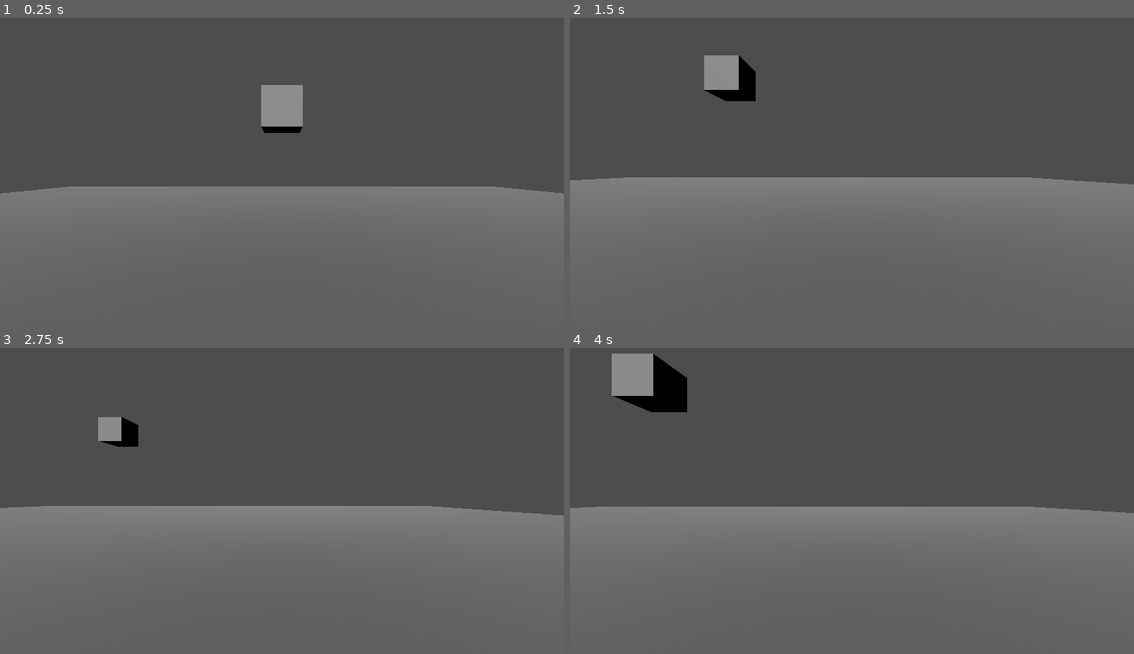
Above: before the commit, frames 1-4 (two rows, left to right).
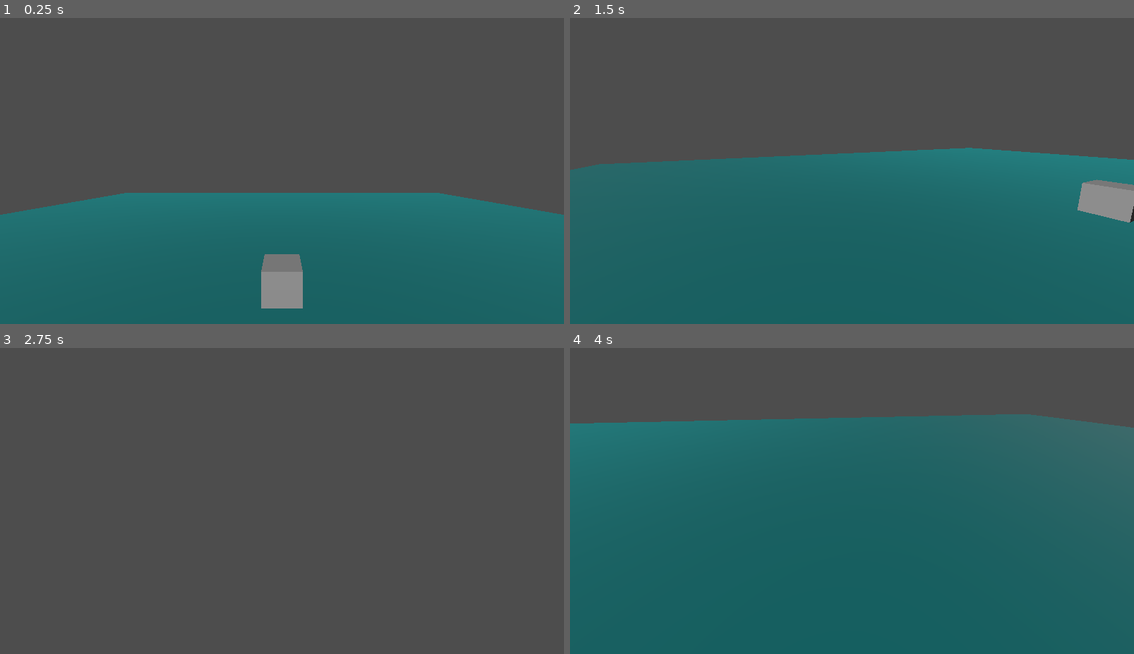
Above: after the commit, the same moments.

Repository: G4vp/TheCopyCam
Game: Godot game, scene res://Scenes/Environment/level.tscn
Same seed, same stepped clock (60 frames per second), same inputs: the game is played once before the commit and once after it. The project has no main scene, so this scene is started directly.
Inputs (mouse positions are in pixels of both pictures, inside the frame that each line leads up to):
- Up to frame 1 (0.25 s): no input
- Up to frame 2 (1.5 s): tap Enter (ui_accept) at 0.5, 0.6 s; move the mouse to (976, 149) at 0.52 s; hold Right (ui_right) 0.53-1.28 s; tap Space (jump, bound only after the commit) at 0.77, 0.8, 1.07, 1.35 s; move the mouse to (739, 180) at 1.27 s; hold Down (ui_down) from 1.28 s (still down)
- Up to frame 3 (2.75 s): tap Space (jump, bound only after the commit) at 1.52, 1.82, 2.3 s; tap Enter (ui_accept) at 1.55, 2.1 s; move the mouse to (338, 427) at 2.02 s; release Down (ui_down) at 2.03 s; hold Right (ui_right) from 2.03 s (still down)
- Up to frame 4 (4 s): move the mouse to (823, 559) at 2.77 s; release Right (ui_right) at 2.78 s; hold Up (ui_up) 2.78-3.53 s; tap Enter (ui_accept) at 2.85 s; tap Space (jump, bound only after the commit) at 3.02, 3.32, 3.6, 3.77 s; move the mouse to (1021, 543) at 3.52 s; hold Left (ui_left) from 3.53 s (still down)

The runs differ from the first frame. In frame 1, 45% of the frame differs, in the area x 0-100%, y 21-100%; in frame 2, 55%; in frame 3, 28%; in frame 4, 79%, in the area x 0-100%, y 1-100%.

Commit message:
Player Camera Set Up

Diff:
--- a/Scenes/Characters/player.gd
+++ b/Scenes/Characters/player.gd
@@ -4,22 +4,70 @@
 const SPEED = 5.0
 const JUMP_VELOCITY = 4.5
 
+@export var MOUSE_SENSITIVITY : float = 0.3
+@export var TILT_LOWER_LIMIT := deg_to_rad(-90.0)
+@export var TILT_UPPER_LIMIT := deg_to_rad(90.0)
+@export var CAMERA_CONTROLLER : Camera3D
+
+
+var _mouse_input : bool = false
+var _mouse_rotation : Vector3
+var _rotation_input: float
+var _tilt_input : float
+var _player_rotation : Vector3
+var _camera_rotation : Vector3
 # Get the gravity from the project settings to be synced with RigidBody nodes.
 var gravity = ProjectSettings.get_setting("physics/3d/default_gravity")
 
+func _ready():
+	Input.mouse_mode = Input.MOUSE_MODE_CAPTURED
 
 func _physics_process(delta):
+	player_control(delta)
+
+	_update_camera(delta)
+
+func _unhandled_input(event):
+	_mouse_input = event is InputEventMouseMotion and Input.mouse_mode == Input.MOUSE_MODE_CAPTURED
+	if _mouse_input:
+		_rotation_input = -event.relative.x * MOUSE_SENSITIVITY
+		_tilt_input = -event.relative.y * MOUSE_SENSITIVITY
+
+
+
+func _update_camera(delta):
+
+	# Rotate Camera using euler rotation
+	_mouse_rotation.x += _tilt_input * delta
+	_mouse_rotation.x = clamp(_mouse_rotation.x, TILT_LOWER_LIMIT, TILT_UPPER_LIMIT)
+	_mouse_rotation.y  += _rotation_input * delta
+
+	_player_rotation =  Vector3(0.0,_mouse_rotation.y,0.0)
+	_camera_rotation = Vector3(_mouse_rotation.x,0.0,0.0)
+
+	CAMERA_CONTROLLER.transform.basis = Basis.from_euler(_camera_rotation)
+	CAMERA_CONTROLLER.rotation.z = 0.0
+
+	global_transform.basis = Basis.from_euler(_player_rotation)
+
+	_rotation_input = 0.0
+	_tilt_input = 0.0
+
+func player_control(delta):
+	player_jump(delta)
+	player_movement(delta)
+
+func player_jump(delta):
 	# Add the gravity.
 	if not is_on_floor():
 		velocity.y -= gravity * delta
 
 	# Handle Jump.
-	if Input.is_action_just_pressed("ui_accept") and is_on_floor():
+	if Input.is_action_just_pressed("jump") and is_on_floor():
 		velocity.y = JUMP_VELOCITY
 
-	# Get the input direction and handle the movement/deceleration.
-	# As good practice, you should replace UI actions with custom gameplay actions.
-	var input_dir = Input.get_vector("ui_left", "ui_right", "ui_up", "ui_down")
+func player_movement(delta):
+	var input_dir = Input.get_vector("move_left", "move_right", "move_up", "move_down")
 	var direction = (transform.basis * Vector3(input_dir.x, 0, input_dir.y)).normalized()
 	if direction:
 		velocity.x = direction.x * SPEED
@@ -27,5 +75,7 @@
 	else:
 		velocity.x = move_toward(velocity.x, 0, SPEED)
 		velocity.z = move_toward(velocity.z, 0, SPEED)
+	move_and_slide()
 
-	move_and_slide()
+func player_camera():
+	pass
--- a/Scenes/Characters/player.tscn
+++ b/Scenes/Characters/player.tscn
@@ -2,18 +2,22 @@
 
 [ext_resource type="Script" path="res://Scenes/Characters/player.gd" id="1_owhbk"]
 
+[sub_resource type="CapsuleShape3D" id="CapsuleShape3D_11kdu"]
+
 [sub_resource type="CapsuleMesh" id="CapsuleMesh_baok0"]
 
-[sub_resource type="CapsuleShape3D" id="CapsuleShape3D_11kdu"]
+[node name="Player" type="CharacterBody3D" node_paths=PackedStringArray("CAMERA_CONTROLLER")]
+script = ExtResource("1_owhbk")
+CAMERA_CONTROLLER = NodePath("CameraController/Camera3D")
 
-[node name="Player" type="CharacterBody3D"]
-script = ExtResource("1_owhbk")
+[node name="CameraController" type="Node3D" parent="."]
 
-[node name="MeshInstance3D" type="MeshInstance3D" parent="."]
-mesh = SubResource("CapsuleMesh_baok0")
+[node name="Camera3D" type="Camera3D" parent="CameraController"]
+transform = Transform3D(1, 0, 0, 0, 1, 0, 0, 0, 1, 0, 0.6, 0.175767)
 
 [node name="CollisionShape3D" type="CollisionShape3D" parent="."]
 shape = SubResource("CapsuleShape3D_11kdu")
 
-[node name="Camera3D" type="Camera3D" parent="."]
-transform = Transform3D(1, 0, 0, 0, 1, 0, 0, 0, 1, 0, 0.6, 0.175767)
+[node name="MeshInstance3D" type="MeshInstance3D" parent="CollisionShape3D"]
+mesh = SubResource("CapsuleMesh_baok0")
+skeleton = NodePath("../..")
--- a/Scenes/Environment/level.tscn
+++ b/Scenes/Environment/level.tscn
@@ -1,35 +1,50 @@
-[gd_scene load_steps=6 format=3 uid="uid://b2daw0iqjjywe"]
+[gd_scene load_steps=9 format=3 uid="uid://b2daw0iqjjywe"]
 
 [ext_resource type="PackedScene" uid="uid://fdlxo75d2rod" path="res://Scenes/Characters/player.tscn" id="1_sj7s6"]
 
+[sub_resource type="Environment" id="Environment_k625w"]
+
+[sub_resource type="CameraAttributesPractical" id="CameraAttributesPractical_oun7q"]
+
 [sub_resource type="StandardMaterial3D" id="StandardMaterial3D_vb521"]
-albedo_color = Color(0.458824, 0.458824, 0.458824, 1)
+albedo_color = Color(0, 0.443137, 0.447059, 1)
 
 [sub_resource type="BoxMesh" id="BoxMesh_a3f0e"]
 material = SubResource("StandardMaterial3D_vb521")
 
 [sub_resource type="BoxShape3D" id="BoxShape3D_8ipng"]
 
-[sub_resource type="BoxMesh" id="BoxMesh_pq2cj"]
+[sub_resource type="BoxMesh" id="BoxMesh_e28hq"]
+
+[sub_resource type="BoxShape3D" id="BoxShape3D_3opfy"]
 
 [node name="Level" type="Node3D"]
+
+[node name="WorldEnvironment" type="WorldEnvironment" parent="."]
+environment = SubResource("Environment_k625w")
+camera_attributes = SubResource("CameraAttributesPractical_oun7q")
 
 [node name="Player" parent="." instance=ExtResource("1_sj7s6")]
 transform = Transform3D(1, 0, 0, 0, 1, 0, 0, 0, 1, 0, 3.41523, 5.26721)
 
-[node name="Floor" type="StaticBody3D" parent="."]
-transform = Transform3D(62.2341, 0, 0, 0, 1.25013, 0, 0, 0, 50.5662, 0, 0, 0)
-
-[node name="MeshInstance3D" type="MeshInstance3D" parent="Floor"]
-mesh = SubResource("BoxMesh_a3f0e")
-skeleton = NodePath("../..")
-
-[node name="CollisionShape3D" type="CollisionShape3D" parent="Floor"]
-shape = SubResource("BoxShape3D_8ipng")
-
 [node name="DirectionalLight3D" type="DirectionalLight3D" parent="."]
 transform = Transform3D(1, 0, 0, 0, 0.827061, 0.562112, 0, -0.562112, 0.827061, 0, 18.0007, 16.1436)
 
+[node name="Floor" type="MeshInstance3D" parent="."]
+transform = Transform3D(39.1411, 0, 0, 0, 0.547669, 0, 0, 0, 40.8739, 0, 0, 0)
+mesh = SubResource("BoxMesh_a3f0e")
+
+[node name="StaticBody3D" type="StaticBody3D" parent="Floor"]
+transform = Transform3D(1, 0, 0, 0, 1, 0, 0, 0, 1, 0, 0, 0)
+
+[node name="CollisionShape3D" type="CollisionShape3D" parent="Floor/StaticBody3D"]
+shape = SubResource("BoxShape3D_8ipng")
+
 [node name="MeshInstance3D" type="MeshInstance3D" parent="."]
-transform = Transform3D(1, 0, 0, 0, 1, 0, 0, 0, 1, 0, 5.12395, 0)
-mesh = SubResource("BoxMesh_pq2cj")
+transform = Transform3D(1, 0, 0, 0, 1, 0, 0, 0, 1, 0, 0.638346, 0)
+mesh = SubResource("BoxMesh_e28hq")
+
+[node name="StaticBody3D" type="StaticBody3D" parent="MeshInstance3D"]
+
+[node name="CollisionShape3D" type="CollisionShape3D" parent="MeshInstance3D/StaticBody3D"]
+shape = SubResource("BoxShape3D_3opfy")
--- a/project.godot
+++ b/project.godot
@@ -13,3 +13,35 @@
 config/name="CopyCam"
 config/features=PackedStringArray("4.1", "Forward Plus")
 config/icon="res://icon.svg"
+
+[input]
+
+move_up={
+"deadzone": 0.5,
+"events": [Object(InputEventKey,"resource_local_to_scene":false,"resource_name":"","device":-1,"window_id":0,"alt_pressed":false,"shift_pressed":false,"ctrl_pressed":false,"meta_pressed":false,"pressed":false,"keycode":0,"physical_keycode":4194320,"key_label":0,"unicode":0,"echo":false,"script":null)
+, Object(InputEventKey,"resource_local_to_scene":false,"resource_name":"","device":-1,"window_id":0,"alt_pressed":false,"shift_pressed":false,"ctrl_pressed":false,"meta_pressed":false,"pressed":false,"keycode":0,"physical_keycode":87,"key_label":0,"unicode":119,"echo":false,"script":null)
+]
+}
+move_down={
+"deadzone": 0.5,
+"events": [Object(InputEventKey,"resource_local_to_scene":false,"resource_name":"","device":-1,"window_id":0,"alt_pressed":false,"shift_pressed":false,"ctrl_pressed":false,"meta_pressed":false,"pressed":false,"keycode":0,"physical_keycode":4194322,"key_label":0,"unicode":0,"echo":false,"script":null)
+, Object(InputEventKey,"resource_local_to_scene":false,"resource_name":"","device":-1,"window_id":0,"alt_pressed":false,"shift_pressed":false,"ctrl_pressed":false,"meta_pressed":false,"pressed":false,"keycode":0,"physical_keycode":83,"key_label":0,"unicode":115,"echo":false,"script":null)
+]
+}
+move_right={
+"deadzone": 0.5,
+"events": [Object(InputEventKey,"resource_local_to_scene":false,"resource_name":"","device":-1,"window_id":0,"alt_pressed":false,"shift_pressed":false,"ctrl_pressed":false,"meta_pressed":false,"pressed":false,"keycode":0,"physical_keycode":68,"key_label":0,"unicode":100,"echo":false,"script":null)
+, Object(InputEventKey,"resource_local_to_scene":false,"resource_name":"","device":-1,"window_id":0,"alt_pressed":false,"shift_pressed":false,"ctrl_pressed":false,"meta_pressed":false,"pressed":false,"keycode":0,"physical_keycode":4194321,"key_label":0,"unicode":0,"echo":false,"script":null)
+]
+}
+move_left={
+"deadzone": 0.5,
+"events": [Object(InputEventKey,"resource_local_to_scene":false,"resource_name":"","device":-1,"window_id":0,"alt_pressed":false,"shift_pressed":false,"ctrl_pressed":false,"meta_pressed":false,"pressed":false,"keycode":0,"physical_keycode":65,"key_label":0,"unicode":97,"echo":false,"script":null)
+, Object(InputEventKey,"resource_local_to_scene":false,"resource_name":"","device":-1,"window_id":0,"alt_pressed":false,"shift_pressed":false,"ctrl_pressed":false,"meta_pressed":false,"pressed":false,"keycode":0,"physical_keycode":4194319,"key_label":0,"unicode":0,"echo":false,"script":null)
+]
+}
+jump={
+"deadzone": 0.5,
+"events": [Object(InputEventKey,"resource_local_to_scene":false,"resource_name":"","device":-1,"window_id":0,"alt_pressed":false,"shift_pressed":false,"ctrl_pressed":false,"meta_pressed":false,"pressed":false,"keycode":0,"physical_keycode":32,"key_label":0,"unicode":32,"echo":false,"script":null)
+]
+}
